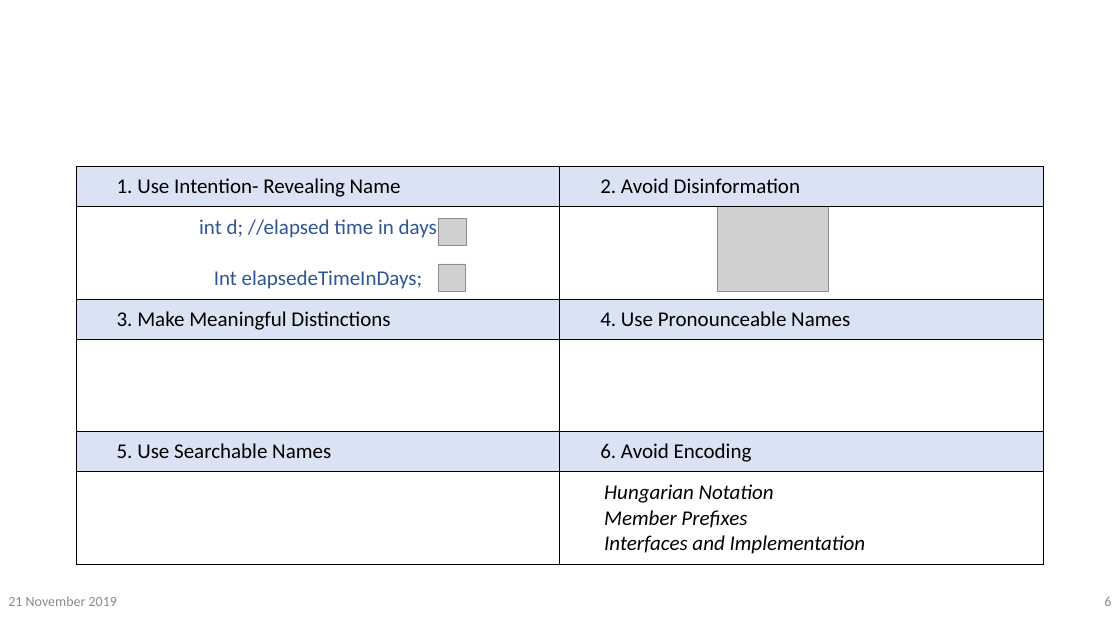
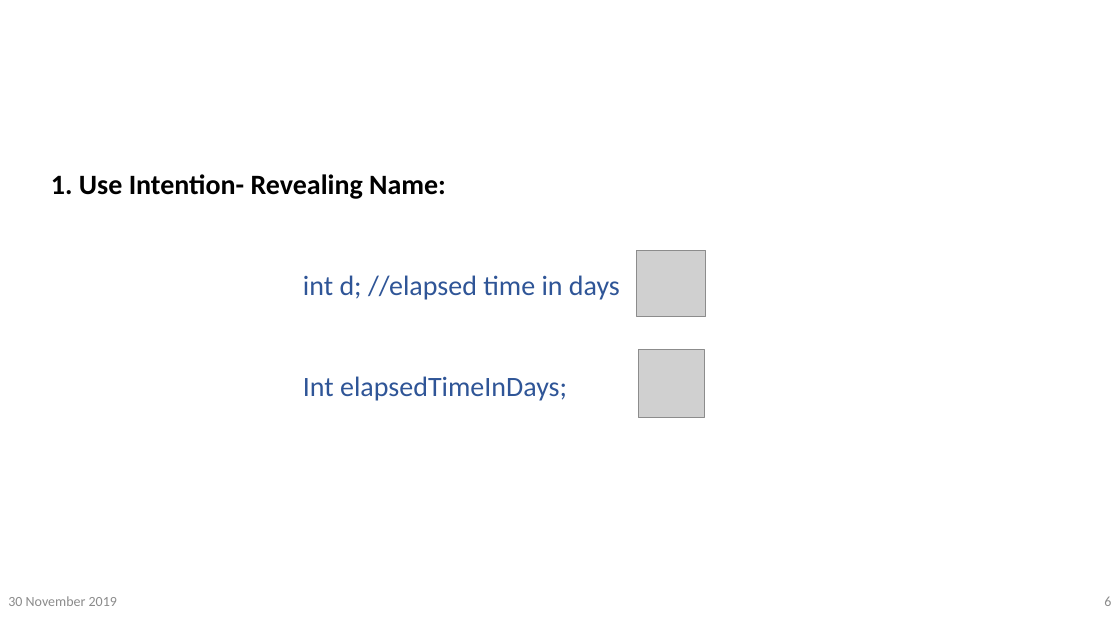
Before and after one commit to vinanti/Skills, a slide deck: slide 6 of PPT/Clean Code/Clean Code.pptx. Drawn at 1120x630 pixels with LibreOffice and Linux fonts; fonts in the diff are those of the drawing; grey boxes stand for pictures; background and template pictures are left out. Boxes give left, top, right and bottom in pixels: in the first picture for what was removed or moved away, otherwise in the second. Text is boxed around its words. In the diff, an @@ line names an element or a change of style, - is before the commit and + after.

```diff
--- a/PPT/Clean Code/Clean Code.pptx
+++ b/PPT/Clean Code/Clean Code.pptx
@@ text added at (51, 174, 620, 401), 24 pt, text #2F5597 @@
+1. Use Intention- Revealing Name:
+int d; //elapsed time in days
+Int elapsedTimeInDays;
@@ table removed at (76, 166, 1044, 564), 6 rows, 2 columns @@
-1. Use Intention- Revealing Name | 2. Avoid Disinformation
-int d; //elapsed time in days / Int elapsedeTimeInDays; | 
-3. Make Meaningful Distinctions | 4. Use Pronounceable Names
- | 
-5. Use Searchable Names | 6. Avoid Encoding
- | Hungarian Notation / Member Prefixes / Interfaces and Implementation
@@ picture removed at (718, 206, 829, 292) @@
@@ picture: place and size @@
-picture at (439, 218, 466, 245)
+picture at (637, 250, 706, 317)
@@ picture: place and size @@
-picture at (439, 264, 465, 291)
+picture at (639, 350, 705, 418)
@@ text at (8, 596, 117, 606): text changed @@
-21 November 2019
+30 November 2019
```
Also in this commit, not shown: 19 other slides changed, 32 slides added, 1 other file.
